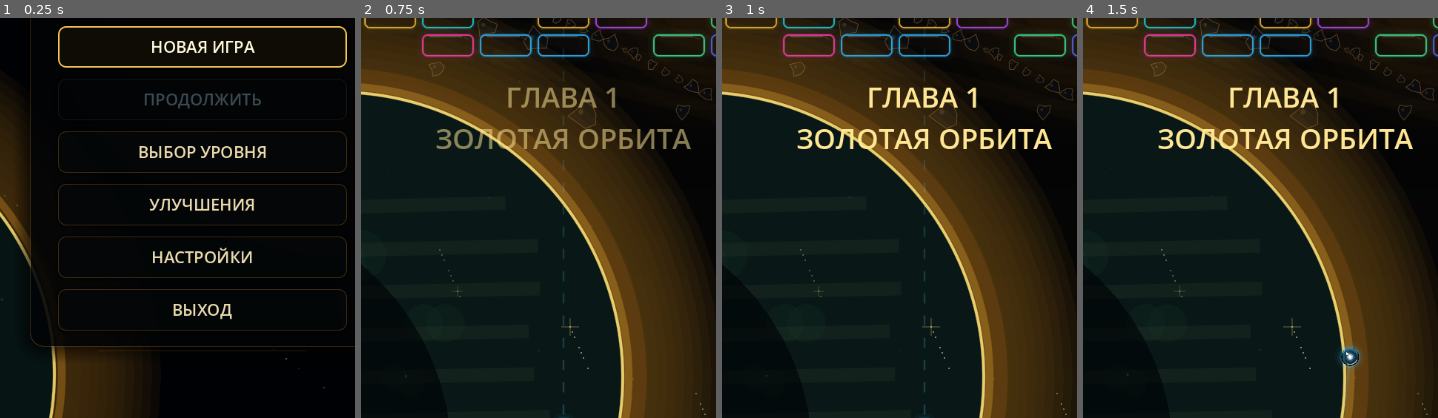
Above: before the commit, frames 1-4 (left to right).
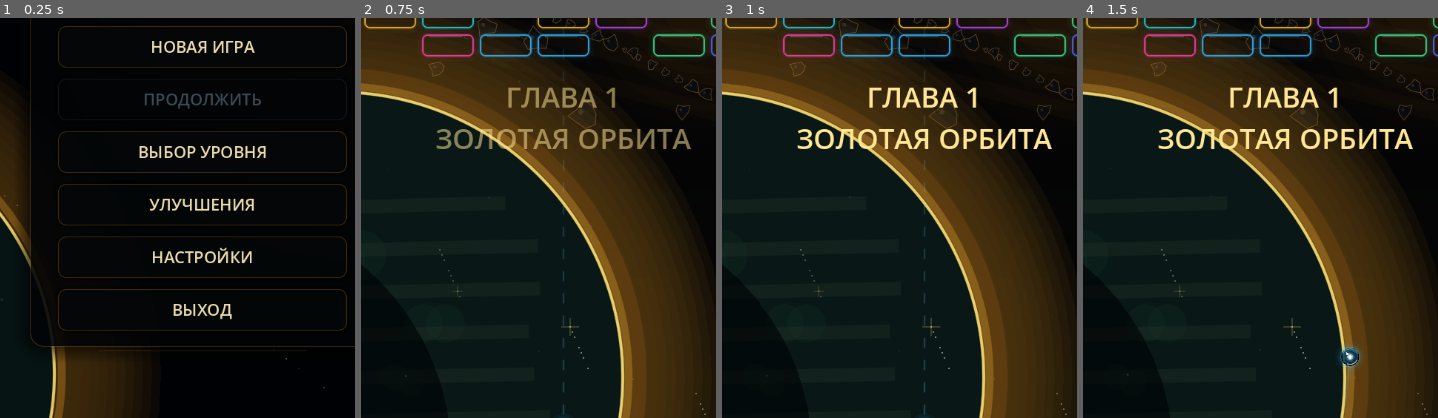
Above: after the commit, the same moments.

Repository: Ardarik421/arkanoid
Game: Godot game, scene res://scenes/main_menu.tscn
Same seed, same stepped clock (60 frames per second), same inputs: the game is played once before the commit and once after it.
Inputs (mouse positions are % of the whole screen's width and height, from its top left):
- Up to frame 1 (0.25 s): no input
- Up to frame 2 (0.75 s): click "НОВАЯ ИГРА" at 0.5 s
- Up to frame 3 (1 s): no input
- Up to frame 4 (1.5 s): tap Enter at 1.25 s; move the mouse to (72, 45) at 1.27 s; hold D (move_right) from 1.28 s (still down); tap Space (launch_ball) at 1.35 s; click (72, 45) at 1.42 s
The pictures show only the part of the screen within x 22-71%, y 38-88%; the shares and areas given below are measured in that part.

The runs differ from the first frame. In frame 1, 1.2% of the frame differs, in the area x 16-98%, y 2-13%; in frame 2, nothing differs; in frame 3, nothing differs; in frame 4, nothing differs.

Commit message:
Avoid forced menu button focus on startup

Diff:
--- a/scenes/main_menu.gd
+++ b/scenes/main_menu.gd
@@ -21,8 +21,14 @@
 	queue_redraw()
 
 func _setup_gamepad_focus() -> void:
-	var first_button: Button = $Menu/ContinueButton if not $Menu/ContinueButton.disabled else $Menu/NewGameButton
-	first_button.grab_focus()
+	# Do not force keyboard/gamepad focus on startup: the focus style is visually
+	# identical to an active/hovered menu item and looks wrong for mouse users.
+	$Menu/NewGameButton.release_focus()
+	$Menu/ContinueButton.release_focus()
+	$Menu/LevelSelectButton.release_focus()
+	$Menu/SkillTreeButton.release_focus()
+	$Menu/SettingsButton.release_focus()
+	$Menu/ExitButton.release_focus()
 
 func _process(delta):
 	animation_time += delta
